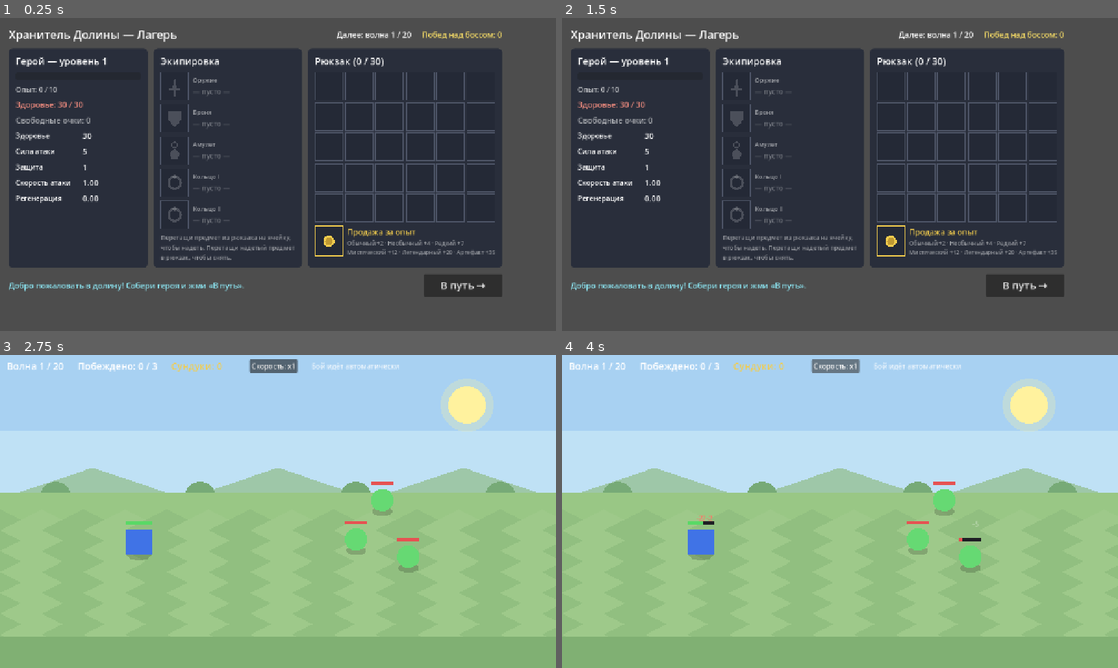
Above: before the commit, frames 1-4 (two rows, left to right).
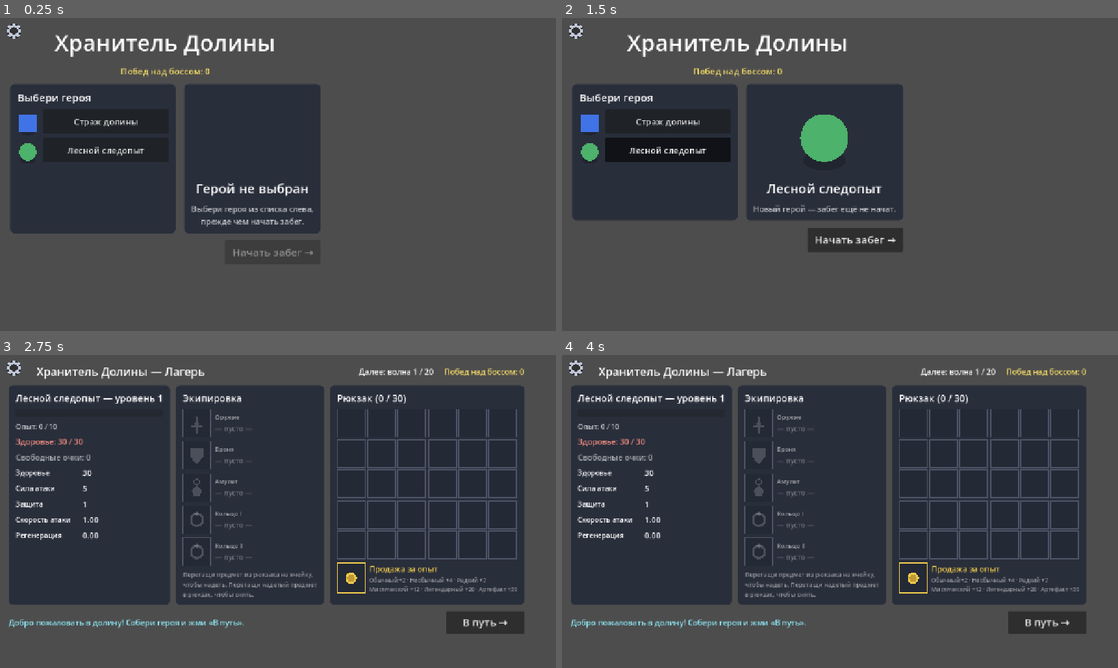
Above: after the commit, the same moments.

Repository: sl1Bridge/valley-keeper
Game: Godot game, scene res://Main.tscn
The game is run twice, just before and just after one commit, with the same random seed, the same clock (stepped at 60 frames per second) and the same inputs.
Inputs (mouse positions are in pixels of both pictures, inside the frame that each line leads up to):
- Up to frame 1 (0.25 s): no input
- Up to frame 2 (1.5 s): click (667, 121) at 0.5 s, where only the run after the commit has a clickable "Страж долины"; click (667, 149) at 1.25 s, where only the run after the commit has a clickable "Лесной следопыт"
- Up to frame 3 (2.75 s): click "В путь →" (after the commit: "Начать забег →") at 2 s
- Up to frame 4 (4 s): click (834, 367) at 2.75 s, where only the run before the commit has a clickable "Скорость: x1"; click (834, 367) at 3.5 s, where only the run before the commit has a clickable "Скорость: x2"

The runs differ from the first frame. In frame 1, 40% of the frame differs, in the area x 1-91%, y 1-90%; in frame 2, 43%; in frame 3, 100%, in the area x 0-100%, y 0-100%; in frame 4, 100%.

Commit message:
v0.5.0: главное меню, два героя, настройки громкости
- Главное меню (MainMenu): список героев слева, выбранный герой справа,
  забег только после выбора; победа над боссом возвращает в меню
- Второй герой «Лесной следопыт» (зелёный круг); отличия пока визуальные
- У каждого героя свой прогресс забега (Hero + Hero.wave в Main.heroes)
- Настройки (Settings): шестерёнка поверх экранов, слайдеры громкости
  музыки/звуков (50% по умолчанию), шины Music/SFX
- Бой: внешность героя из реестра; лагерь показывает имя героя
- Тесты: реестр героев, настройки, поток меню→лагерь→бой→победа→меню

Diff:
--- a/src/BattleScreen.gd
+++ b/src/BattleScreen.gd
@@ -78,7 +78,7 @@
 func _build_hud() -> void:
 	var hud := HBoxContainer.new()
 	hud.set_anchors_preset(Control.PRESET_TOP_WIDE)
-	hud.offset_left = 16
+	hud.offset_left = 64  # слева — кнопка настроек (шестерёнка)
 	hud.offset_top = 10
 	hud.offset_right = -16
 	hud.add_theme_constant_override("separation", 32)
@@ -123,7 +123,8 @@
 func _spawn_hero() -> void:
 	_hero_actor = Actor.new()
 	var stats := hero.get_stats()
-	_hero_actor.setup("Герой", stats, Color(0.25, 0.45, 0.9), "rect", 30.0, "hero")
+	# Имя и внешность — из реестра героев (выбор в главном меню)
+	_hero_actor.setup(hero.hero_name(), stats, hero.body_color(), hero.body_shape(), 30.0, "hero")
 	# Герой входит в бой с тем здоровьем, что осталось после прошлой волны + передышка
 	_hero_actor.hp = clampf(hero.start_hp(), 1.0, _hero_actor.max_hp)
 	_hero_actor.regen = float(stats.get("regen", 0.0))
--- a/src/GearScreen.gd
+++ b/src/GearScreen.gd
@@ -82,6 +82,11 @@
 	bar.add_theme_constant_override("separation", 24)
 	root.add_child(bar)
 
+	# Отступ под кнопку настроек (шестерёнка в верхнем левом углу)
+	var gear_gap := Control.new()
+	gear_gap.custom_minimum_size.x = 40
+	bar.add_child(gear_gap)
+
 	var title := Label.new()
 	title.text = "Хранитель Долины — Лагерь"
 	title.add_theme_font_size_override("font_size", 26)
@@ -117,7 +122,7 @@
 	panel.add_child(box)
 
 	var header := Label.new()
-	header.text = "Герой — уровень %d" % hero.level
+	header.text = "%s — уровень %d" % [hero.hero_name(), hero.level]
 	header.add_theme_font_size_override("font_size", 22)
 	box.add_child(header)
 
--- a/src/Hero.gd
+++ b/src/Hero.gd
@@ -1,10 +1,19 @@
 class_name Hero
 extends RefCounted
 
-## Данные героя: характеристики, уровень, опыт, экипировка, рюкзак.
+## Данные героя: характеристики, уровень, опыт, экипировка, рюкзак, прогресс забега.
 ## Никакой визуальной логики — только числа и правила.
 
 const STAT_ORDER := ["hp", "atk", "def", "spd", "regen"]
+
+## Реестр героев. Пока герои отличаются только именем и внешностью
+## (цвет и форма на экране) — характеристики у всех одинаковые.
+## Имена и вид временные, уточнить у гейм-директора.
+const KINDS := ["warden", "ranger"]
+const ROSTER := {
+	"warden": {"name": "Страж долины", "color": Color(0.25, 0.45, 0.9), "shape": "rect"},
+	"ranger": {"name": "Лесной следопыт", "color": Color(0.3, 0.7, 0.42), "shape": "circle"},
+}
 
 # Базовые характеристики героя 1 уровня
 const BASE := {"hp": 30, "atk": 5, "def": 1, "spd": 1.0, "regen": 0.0}
@@ -31,6 +40,25 @@
 var inventory := []  # массив Item
 # Текущее здоровье между волнами; < 0 — полное
 var current_hp := -1.0
+# Вид героя (ключ ROSTER); задаёт только имя и внешность
+var kind := "warden"
+# Текущая волна забега этого героя (у каждого героя свой прогресс)
+var wave := 1
+
+
+## Имя героя из реестра.
+func hero_name() -> String:
+	return ROSTER[kind]["name"]
+
+
+## Цвет фигуры героя на экране боя и в меню.
+func body_color() -> Color:
+	return ROSTER[kind]["color"]
+
+
+## Форма фигуры героя: "rect" | "circle" | "triangle".
+func body_shape() -> String:
+	return ROSTER[kind]["shape"]
 
 
 ## Итоговые характеристики: база + вложенные очки + бонусы предметов.
--- a/src/Main.gd
+++ b/src/Main.gd
@@ -1,19 +1,24 @@
 class_name GameMain
 extends Node
 
-## Корневой узел игры: хранит состояние забега и переключает экраны.
-## Экраны: лагерь (GearScreen) → бой (BattleScreen) → победа/поражение → снова лагерь.
+## Корневой узел игры: хранит состояние (герои, забеги, победы) и переключает экраны.
+## Экраны: главное меню (MainMenu) → лагерь (GearScreen) → бой (BattleScreen) →
+## победа/поражение → лагерь или главное меню.
+## Поверх всех экранов — кнопка настроек (шестерёнка в верхнем левом углу).
 
-var hero: Hero
-var wave := 1
+var hero: Hero = null  # выбранный герой (данные текущего забега)
+var heroes := {}       # kind -> Hero: у каждого героя свой прогресс забега
+var selected_kind := ""
 var wins := 0
 
 var _screen: Control = null
+var _settings_layer: CanvasLayer
 
 
 func _ready() -> void:
-	hero = Hero.new()
-	show_gear("Добро пожаловать в долину! Собери героя и жми «В путь».")
+	Settings.ensure_buses()
+	_build_settings_button()
+	show_menu("")
 
 
 func _clear_screen() -> void:
@@ -23,11 +28,41 @@
 		_screen = null
 
 
+# ---------- Главное меню ----------
+
+func show_menu(msg: String) -> void:
+	_clear_screen()
+	var menu := MainMenu.new()
+	menu.heroes = heroes
+	menu.selected_kind = selected_kind
+	menu.wins = wins
+	menu.message = msg
+	menu.start_pressed.connect(_on_menu_start)
+	add_child(menu)
+	_screen = menu
+
+
+func _on_menu_start(kind: String) -> void:
+	selected_kind = kind
+	var is_new := not heroes.has(kind)
+	if is_new:
+		var h := Hero.new()
+		h.kind = kind
+		heroes[kind] = h
+	hero = heroes[kind]
+	if is_new:
+		show_gear("Добро пожаловать в долину! Собери героя и жми «В путь».")
+	else:
+		show_gear("С возвращением! Проверь снарягу — и в путь.")
+
+
+# ---------- Лагерь и бой ----------
+
 func show_gear(msg: String) -> void:
 	_clear_screen()
 	var gear := GearScreen.new()
 	gear.hero = hero
-	gear.wave = wave
+	gear.wave = hero.wave
 	gear.wins = wins
 	gear.message = msg
 	gear.embark_pressed.connect(_on_embark)
@@ -39,7 +74,7 @@
 	_clear_screen()
 	var battle := BattleScreen.new()
 	battle.hero = hero
-	battle.wave = wave
+	battle.wave = hero.wave
 	battle.wins = wins
 	battle.wave_cleared.connect(_on_wave_cleared)
 	battle.hero_died.connect(_on_hero_died)
@@ -53,7 +88,7 @@
 	if _screen is BattleScreen:
 		hero.current_hp = (_screen as BattleScreen).hero_hp()
 	hero.apply_rest()
-	wave += 1
+	hero.wave += 1
 	show_gear("Волна пройдена! Передышка: +%d HP. Проверь рюкзак и очки характеристик." % int(Hero.REST_HEAL))
 
 
@@ -70,12 +105,12 @@
 func _on_boss_defeated() -> void:
 	hero.full_restore()
 	wins += 1
-	wave = 1
+	hero.wave = 1
 	_show_end_screen(
 		"Победа!",
-		"Каменный страж повержен, долина спасена!\nПобед над боссом: %d.\nНовый заход: враги станут сильнее, а герой сохранит всё, что накопил." % wins,
-		"Новый заход",
-		func(): show_gear("Новый заход! Враги усилились — проверь снарягу.")
+		"Каменный страж повержен, долина спасена!\nПобед над боссом: %d.\nГерой сохранил всё, что накопил; новый заход будет сложнее." % wins,
+		"В главное меню",
+		func(): show_menu("Победа! Враги в новом заходе станут сильнее.")
 	)
 
 
@@ -123,3 +158,21 @@
 
 	add_child(screen)
 	_screen = screen
+
+
+# ---------- Настройки ----------
+
+## Кнопка-шестерёнка: живёт в отдельном слое поверх всех экранов игры.
+func _build_settings_button() -> void:
+	_settings_layer = CanvasLayer.new()
+	_settings_layer.layer = 10
+	add_child(_settings_layer)
+	var btn := Settings.GearButton.new()
+	btn.position = Vector2(12, 10)
+	btn.pressed.connect(_on_settings_pressed)
+	_settings_layer.add_child(btn)
+
+
+func _on_settings_pressed() -> void:
+	var popup := Settings.SettingsWindow.new()
+	_settings_layer.add_child(popup)
--- /dev/null
+++ b/src/MainMenu.gd
@@ -0,0 +1,243 @@
+class_name MainMenu
+extends Control
+
+## Главное меню игры: слева — список героев (выбор обязателен перед забегом),
+## справа — выбранный герой (фигура, имя, прогресс). Сюда же игрок попадает
+## после победы над боссом. Интерфейс строится кодом.
+
+signal start_pressed(kind: String)
+
+## Входные данные (заполняет Main)
+var heroes := {}            # kind -> Hero (героя может ещё не быть — забег не начат)
+var selected_kind := ""     # ранее выбранный герой ("" — ещё не выбирали)
+var wins := 0
+var message := ""
+
+var _list_buttons := {}     # kind -> Button
+var _figure: HeroFigure = null
+var _name_label: Label = null
+var _info_label: Label = null
+var _start_btn: Button = null
+
+
+func _ready() -> void:
+	_build()
+
+
+func _panel_style() -> StyleBoxFlat:
+	var style := StyleBoxFlat.new()
+	style.bg_color = Color(0.16, 0.18, 0.23)
+	style.set_corner_radius_all(10)
+	style.content_margin_left = 16
+	style.content_margin_right = 16
+	style.content_margin_top = 14
+	style.content_margin_bottom = 14
+	return style
+
+
+func _build() -> void:
+	set_anchors_preset(Control.PRESET_FULL_RECT)
+
+	var bg := ColorRect.new()
+	bg.color = Color(0.11, 0.12, 0.15)
+	bg.set_anchors_preset(Control.PRESET_FULL_RECT)
+	add_child(bg)
+
+	var root := VBoxContainer.new()
+	root.set_anchors_preset(Control.PRESET_FULL_RECT)
+	root.offset_left = 24
+	root.offset_top = 20
+	root.offset_right = -24
+	root.offset_bottom = -24
+	root.add_theme_constant_override("separation", 16)
+	add_child(root)
+
+	var title := Label.new()
+	title.text = "Хранитель Долины"
+	title.add_theme_font_size_override("font_size", 52)
+	title.horizontal_alignment = HORIZONTAL_ALIGNMENT_CENTER
+	root.add_child(title)
+
+	var wins_lbl := Label.new()
+	wins_lbl.text = "Побед над боссом: %d" % wins
+	wins_lbl.add_theme_font_size_override("font_size", 20)
+	wins_lbl.horizontal_alignment = HORIZONTAL_ALIGNMENT_CENTER
+	wins_lbl.modulate = Color(0.95, 0.85, 0.4)
+	root.add_child(wins_lbl)
+
+	var columns := HBoxContainer.new()
+	columns.size_flags_vertical = Control.SIZE_EXPAND_FILL
+	columns.add_theme_constant_override("separation", 20)
+	root.add_child(columns)
+
+	_build_hero_list(columns)
+	_build_preview(columns)
+
+	_build_bottom(root)
+	_refresh_preview()
+
+
+## Левая панель: список героев для выбора.
+func _build_hero_list(columns: HBoxContainer) -> void:
+	var panel := PanelContainer.new()
+	panel.add_theme_stylebox_override("panel", _panel_style())
+	panel.custom_minimum_size.x = 380
+	columns.add_child(panel)
+
+	var box := VBoxContainer.new()
+	box.add_theme_constant_override("separation", 10)
+	panel.add_child(box)
+
+	var header := Label.new()
+	header.text = "Выбери героя"
+	header.add_theme_font_size_override("font_size", 24)
+	box.add_child(header)
+
+	for kind in Hero.KINDS:
+		var row := HBoxContainer.new()
+		row.add_theme_constant_override("separation", 12)
+		box.add_child(row)
+
+		var mini := HeroFigure.new()
+		mini.kind = kind
+		mini.figure_size = 40.0
+		mini.custom_minimum_size = Vector2(48, 56)
+		mini.size_flags_vertical = Control.SIZE_SHRINK_CENTER
+		row.add_child(mini)
+
+		var btn := Button.new()
+		btn.text = Hero.ROSTER[kind]["name"]
+		btn.toggle_mode = true
+		btn.custom_minimum_size = Vector2(0, 56)
+		btn.add_theme_font_size_override("font_size", 20)
+		btn.size_flags_horizontal = Control.SIZE_EXPAND_FILL
+		btn.toggled.connect(_on_hero_toggled.bind(kind))
+		row.add_child(btn)
+		_list_buttons[kind] = btn
+
+	# При возврате в меню ранее выбранный герой остаётся выбранным
+	if _list_buttons.has(selected_kind):
+		_list_buttons[selected_kind].button_pressed = true
+
+
+## Правая панель: выбранный герой — фигура, имя, прогресс забега.
+func _build_preview(columns: HBoxContainer) -> void:
+	var panel := PanelContainer.new()
+	panel.add_theme_stylebox_override("panel", _panel_style())
+	panel.size_flags_horizontal = Control.SIZE_EXPAND_FILL
+	columns.add_child(panel)
+
+	var box := VBoxContainer.new()
+	box.alignment = BoxContainer.ALIGNMENT_CENTER
+	box.add_theme_constant_override("separation", 14)
+	panel.add_child(box)
+
+	_figure = HeroFigure.new()
+	_figure.figure_size = 110.0
+	_figure.custom_minimum_size = Vector2(160, 190)
+	_figure.size_flags_horizontal = Control.SIZE_SHRINK_CENTER
+	box.add_child(_figure)
+
+	_name_label = Label.new()
+	_name_label.add_theme_font_size_override("font_size", 30)
+	_name_label.horizontal_alignment = HORIZONTAL_ALIGNMENT_CENTER
+	box.add_child(_name_label)
+
+	_info_label = Label.new()
+	_info_label.add_theme_font_size_override("font_size", 18)
+	_info_label.horizontal_alignment = HORIZONTAL_ALIGNMENT_CENTER
+	_info_label.modulate = Color(1, 1, 1, 0.7)
+	box.add_child(_info_label)
+
+
+func _build_bottom(root: VBoxContainer) -> void:
+	var bar := HBoxContainer.new()
+	bar.add_theme_constant_override("separation", 16)
+	root.add_child(bar)
+
+	var msg := Label.new()
+	msg.text = message
+	msg.add_theme_font_size_override("font_size", 18)
+	msg.modulate = Color(0.55, 0.9, 0.95)
+	msg.size_flags_horizontal = Control.SIZE_EXPAND_FILL
+	msg.size_flags_vertical = Control.SIZE_SHRINK_CENTER
+	bar.add_child(msg)
+
+	_start_btn = Button.new()
+	_start_btn.text = "Начать забег →"
+	_start_btn.custom_minimum_size = Vector2(220, 56)
+	_start_btn.add_theme_font_size_override("font_size", 24)
+	_start_btn.disabled = true
+	_start_btn.pressed.connect(func() -> void:
+		if selected_kind != "":
+			start_pressed.emit(selected_kind)
+	)
+	bar.add_child(_start_btn)
+
+
+## Клик по герою в списке: выбор не снимается повторным кликом.
+func _on_hero_toggled(on: bool, kind: String) -> void:
+	if on:
+		_select(kind)
+	elif selected_kind == kind:
+		_list_buttons[kind].button_pressed = true
+
+
+func _select(kind: String) -> void:
+	selected_kind = kind
+	for k in _list_buttons:
+		_list_buttons[k].button_pressed = (k == kind)
+	_refresh_preview()
+
+
+func _refresh_preview() -> void:
+	if _figure == null or _start_btn == null:
+		return
+	_figure.kind = selected_kind
+	_figure.queue_redraw()
+	if selected_kind == "":
+		_name_label.text = "Герой не выбран"
+		_info_label.text = "Выбери героя из списка слева,\nпрежде чем начать забег."
+		_start_btn.disabled = true
+		return
+	_name_label.text = Hero.ROSTER[selected_kind]["name"]
+	var h: Hero = heroes.get(selected_kind)
+	if h == null:
+		_info_label.text = "Новый герой — забег ещё не начат."
+	elif h.wave >= Enemies.TOTAL_WAVES:
+		_info_label.text = "Уровень: %d\nЗабег: финальный босс" % h.level
+	else:
+		_info_label.text = "Уровень: %d\nЗабег: волна %d / %d" % [h.level, h.wave, Enemies.TOTAL_WAVES]
+	_start_btn.disabled = false
+
+
+## Портрет героя: та же фигура (форма + цвет), что и на поле боя.
+class HeroFigure:
+	extends Control
+
+	var kind := ""
+	var figure_size := 48.0
+
+
+	func _draw() -> void:
+		if kind == "" or not Hero.ROSTER.has(kind):
+			return
+		var def: Dictionary = Hero.ROSTER[kind]
+		var col: Color = def["color"]
+		var r := figure_size * 0.5
+		var center := Vector2(size.x * 0.5, size.y * 0.58)
+		# Тень под фигурой
+		draw_set_transform(center + Vector2(0, r * 0.95), 0.0, Vector2(1.0, 0.45))
+		draw_circle(Vector2.ZERO, r * 0.9, Color(0, 0, 0, 0.2))
+		draw_set_transform(Vector2.ZERO, 0.0, Vector2.ONE)
+		match def["shape"]:
+			"circle":
+				draw_circle(center, r, col)
+			"triangle":
+				draw_colored_polygon(PackedVector2Array([
+					center + Vector2(-r, r * 0.7),
+					center + Vector2(r, r * 0.7),
+					center + Vector2(0, -r),
+				]), col)
+			_:
+				draw_rect(Rect2(center - Vector2(r, r), Vector2(r * 2, r * 2)), col)
--- /dev/null
+++ b/src/Settings.gd
@@ -0,0 +1,189 @@
+class_name Settings
+extends RefCounted
+
+## Настройки игры. Пока — только громкость музыки и звуков (по умолчанию 50%),
+## значения хранятся на сессию, без сохранения на диск.
+## Звуковые шины «Music» и «SFX» создаются при запуске игры; когда в игре
+## появятся музыка и звуки, их нужно будет направить в эти шины —
+## громкостью уже будут управлять слайдеры из окна настроек.
+
+static var music_volume := 0.5
+static var sfx_volume := 0.5
+
+
+## Создать звуковые шины (если их ещё нет) и применить текущую громкость.
+static func ensure_buses() -> void:
+	_ensure_bus("Music")
+	_ensure_bus("SFX")
+	apply()
+
+
+## Громкость музыки, 0.0–1.0.
+static func set_music_volume(v: float) -> void:
+	music_volume = clampf(v, 0.0, 1.0)
+	apply()
+
+
+## Громкость звуков игры, 0.0–1.0.
+static func set_sfx_volume(v: float) -> void:
+	sfx_volume = clampf(v, 0.0, 1.0)
+	apply()
+
+
+static func apply() -> void:
+	_apply_bus("Music", music_volume)
+	_apply_bus("SFX", sfx_volume)
+
+
+static func _ensure_bus(bus_name: String) -> void:
+	if AudioServer.get_bus_index(bus_name) != -1:
+		return
+	var idx := AudioServer.bus_count
+	AudioServer.add_bus(idx)
+	AudioServer.set_bus_name(idx, bus_name)
+	AudioServer.set_bus_send(idx, "Master")
+
+
+static func _apply_bus(bus_name: String, v: float) -> void:
+	var idx := AudioServer.get_bus_index(bus_name)
+	if idx == -1:
+		return
+	AudioServer.set_bus_mute(idx, v <= 0.0)
+	AudioServer.set_bus_volume_db(idx, linear_to_db(maxf(v, 0.0001)))
+
+
+## Всплывающее окно настроек: затемнение фона и два слайдера громкости.
+class SettingsWindow:
+	extends Control
+
+	signal closed
+
+
+	func _ready() -> void:
+		set_anchors_preset(Control.PRESET_FULL_RECT)
+
+		var dim := ColorRect.new()
+		dim.color = Color(0, 0, 0, 0.6)
+		dim.set_anchors_preset(Control.PRESET_FULL_RECT)
+		add_child(dim)
+
+		var center := CenterContainer.new()
+		center.set_anchors_preset(Control.PRESET_FULL_RECT)
+		add_child(center)
+
+		var panel := PanelContainer.new()
+		var style := StyleBoxFlat.new()
+		style.bg_color = Color(0.16, 0.18, 0.23)
+		style.set_corner_radius_all(12)
+		style.set_border_width_all(2)
+		style.border_color = Color(0.4, 0.44, 0.52)
+		style.content_margin_left = 28
+		style.content_margin_right = 28
+		style.content_margin_top = 22
+		style.content_margin_bottom = 22
+		panel.add_theme_stylebox_override("panel", style)
+		center.add_child(panel)
+
+		var box := VBoxContainer.new()
+		box.add_theme_constant_override("separation", 16)
+		panel.add_child(box)
+
+		var title := Label.new()
+		title.text = "Настройки"
+		title.add_theme_font_size_override("font_size", 28)
+		title.horizontal_alignment = HORIZONTAL_ALIGNMENT_CENTER
+		box.add_child(title)
+
+		_add_slider_row(box, "Музыка", Settings.music_volume, Settings.set_music_volume)
+		_add_slider_row(box, "Звуки игры", Settings.sfx_volume, Settings.set_sfx_volume)
+
+		var close := Button.new()
+		close.text = "Закрыть"
+		close.custom_minimum_size = Vector2(180, 44)
+		close.add_theme_font_size_override("font_size", 20)
+		close.size_flags_horizontal = Control.SIZE_SHRINK_CENTER
+		close.pressed.connect(_on_close)
+		box.add_child(close)
+
+
+	## Строка «название — слайдер — проценты». setter принимает громкость 0.0–1.0.
+	func _add_slider_row(box: VBoxContainer, caption: String, initial: float, setter: Callable) -> void:
+		var row := HBoxContainer.new()
+		row.add_theme_constant_override("separation", 12)
+		box.add_child(row)
+
+		var name_lbl := Label.new()
+		name_lbl.text = caption
+		name_lbl.add_theme_font_size_override("font_size", 20)
+		name_lbl.custom_minimum_size.x = 130
+		name_lbl.size_flags_vertical = Control.SIZE_SHRINK_CENTER
+		row.add_child(name_lbl)
+
+		var slider := HSlider.new()
+		slider.min_value = 0
+		slider.max_value = 100
+		slider.step = 1
+		slider.value = int(round(initial * 100.0))
+		slider.custom_minimum_size = Vector2(220, 0)
+		slider.size_flags_horizontal = Control.SIZE_EXPAND_FILL
+		slider.size_flags_vertical = Control.SIZE_SHRINK_CENTER
+		row.add_child(slider)
+
+		var value_lbl := Label.new()
+		value_lbl.add_theme_font_size_override("font_size", 20)
+		value_lbl.custom_minimum_size.x = 56
+		value_lbl.size_flags_vertical = Control.SIZE_SHRINK_CENTER
+		value_lbl.text = "%d%%" % int(slider.value)
+		row.add_child(value_lbl)
+
+		slider.value_changed.connect(func(v: float) -> void:
+			setter.call(v / 100.0)
+			value_lbl.text = "%d%%" % int(v)
+		)
+
+
+	func _on_close() -> void:
+		closed.emit()
+		queue_free()
+
+
+## Кнопка-шестерёнка в верхнем левом углу игры, рисуется кодом.
+class GearButton:
+	extends Control
+
+	signal pressed
+
+	const BTN_SIZE := 40.0
+
+	var _hover := false
+
+
+	func _init() -> void:
+		custom_minimum_size = Vector2(BTN_SIZE, BTN_SIZE)
+		mouse_default_cursor_shape = Control.CURSOR_POINTING_HAND
+		mouse_entered.connect(func() -> void: _hover = true; queue_redraw())
+		mouse_exited.connect(func() -> void: _hover = false; queue_redraw())
+
+
+	func _gui_input(event: InputEvent) -> void:
+		if event is InputEventMouseButton and event.pressed and event.button_index == MOUSE_BUTTON_LEFT:
+			pressed.emit()
+			accept_event()
+
+
+	func _draw() -> void:
+		var c := size * 0.5
+		var col := Color(0.95, 0.97, 1.0) if _hover else Color(0.75, 0.78, 0.85)
+		var r_out := size.x * 0.44
+		var r_ring := size.x * 0.27
+		# Тёмная подложка, чтобы шестерёнка читалась на любом фоне
+		draw_circle(c, r_out, Color(0, 0, 0, 0.35))
+		# Зубцы
+		var tw := size.x * 0.16
+		for i in 8:
+			var a := TAU * float(i) / 8.0
+			draw_set_transform(c, a, Vector2.ONE)
+			draw_rect(Rect2(-tw * 0.5, -r_out, tw, size.x * 0.18), col)
+		draw_set_transform(Vector2.ZERO, 0.0, Vector2.ONE)
+		# Обод шестерёнки
+		draw_arc(c, r_ring, 0, TAU, 24, col, size.x * 0.11)
--- a/tests/TestRunner.gd
+++ b/tests/TestRunner.gd
@@ -13,6 +13,8 @@
 	print("=== Логические тесты ===")
 	_test_items()
 	_test_hero()
+	_test_heroes_roster()
+	_test_settings()
 	_test_rings_and_regen()
 	_test_inventory()
 	_test_enemies()
@@ -37,8 +39,9 @@
 		_frames += 1
 		if _frames >= 30:
 			var main := root.get_node("Main")
-			_check(main._screen is GearScreen, "стартовый экран — лагерь")
-			main._on_embark()
+			_check(main._screen is MainMenu, "стартовый экран — главное меню")
+			_check(main._screen._start_btn.disabled, "без выбора героя забег начать нельзя")
+			main._on_menu_start("warden")
 			_phase = 3
 			_frames = 0
 		return false
@@ -46,10 +49,50 @@
 		_frames += 1
 		if _frames >= 30:
 			var main := root.get_node("Main")
+			_check(main._screen is GearScreen, "после выбора героя — лагерь")
+			main._on_embark()
+			_phase = 4
+			_frames = 0
+		return false
+	if _phase == 4:
+		_frames += 1
+		if _frames >= 30:
+			var main := root.get_node("Main")
 			_check(main._screen is BattleScreen, "Main переключился на экран боя")
+			var actor_col: Color = (main._screen as BattleScreen)._hero_actor.body_color
+			_check(actor_col == Hero.ROSTER["warden"]["color"], "на поле боя — внешность выбранного героя")
+			_test_victory_flow(main)
 			return _finish()
 		return false
 	return false
+
+
+## Победа над боссом → главное меню; выбор второго героя → его собственный забег.
+func _test_victory_flow(main) -> void:
+	print("-- Победа → главное меню, второй герой --")
+	main._on_boss_defeated()
+	_check(main.wins == 1, "победа над боссом засчитана")
+	_check(main.hero.wave == 1, "новый заход начинается с 1-й волны")
+	var btn := _find_button(main._screen)
+	_check(btn != null, "на экране победы есть кнопка")
+	if btn != null:
+		btn.pressed.emit()
+	_check(main._screen is MainMenu, "после победы игрок попадает в главное меню")
+	main._on_menu_start("ranger")
+	_check(main.hero.kind == "ranger", "выбран второй герой")
+	_check(main.heroes.size() == 2, "у каждого героя свой сохранённый прогресс")
+	_check(main.hero.wave == 1, "забег второго героя начинается с 1-й волны")
+	_check(main._screen is GearScreen, "после выбора второго героя — лагерь")
+
+
+func _find_button(node: Node) -> Button:
+	if node is Button:
+		return node
+	for c in node.get_children():
+		var found := _find_button(c)
+		if found != null:
+			return found
+	return null
 
 
 func _finish() -> bool:
@@ -136,6 +179,42 @@
 	_check(int(h.get_stats()["atk"]) == 10, "бонус меча учитывается (7+3)")
 	h.unequip("weapon")
 	_check(h.equipment["weapon"] == null and h.inventory.size() == 1, "предмет снят обратно в рюкзак")
+
+
+func _test_heroes_roster() -> void:
+	print("-- Герои: реестр, выбор, прогресс --")
+	_check(Hero.KINDS.size() == 2, "в игре два героя")
+	var distinct := true
+	var seen := {}
+	for kind in Hero.KINDS:
+		var def: Dictionary = Hero.ROSTER[kind]
+		var visual: String = str(def["color"]) + def["shape"]
+		if def["name"] == "" or seen.has(visual):
+			distinct = false
+		seen[visual] = true
+	_check(distinct, "герои различаются именем и внешностью")
+	var h := Hero.new()
+	_check(h.kind == Hero.KINDS[0], "герой по умолчанию — первый из реестра")
+	h.kind = Hero.KINDS[1]
+	_check(h.hero_name() == Hero.ROSTER[Hero.KINDS[1]]["name"], "имя героя соответствует выбранному виду")
+	_check(h.wave == 1, "забег героя начинается с 1-й волны")
+	# Вид героя не влияет на характеристики (отличия пока только визуальные)
+	var h2 := Hero.new()
+	_check(h.get_stats() == h2.get_stats(), "у всех героев одинаковые характеристики")
+
+
+func _test_settings() -> void:
+	print("-- Настройки: громкость музыки и звуков --")
+	_check(absf(Settings.music_volume - 0.5) < 0.001 and absf(Settings.sfx_volume - 0.5) < 0.001, "громкость по умолчанию — 50%%")
+	Settings.set_music_volume(0.8)
+	_check(absf(Settings.music_volume - 0.8) < 0.001, "громкость музыки меняется")
+	Settings.set_sfx_volume(1.5)
+	_check(absf(Settings.sfx_volume - 1.0) < 0.001, "громкость ограничена 100%%")
+	Settings.set_music_volume(0.5)
+	Settings.set_sfx_volume(0.5)
+	Settings.ensure_buses()
+	_check(AudioServer.get_bus_index("Music") != -1, "звуковая шина Music создана")
+	_check(AudioServer.get_bus_index("SFX") != -1, "звуковая шина SFX создана")
 
 
 func _make_ring(p_name: String) -> Item:
Not shown, added: src/MainMenu.gd.uid
Not shown, added: src/Settings.gd.uid
Not shown, changed: AGENTS.md
Not shown, changed: CHANGELOG.md
Not shown, changed: docs/balance.md
Not shown, changed: docs/decisions.md
Not shown, changed: docs/mechanics.md
